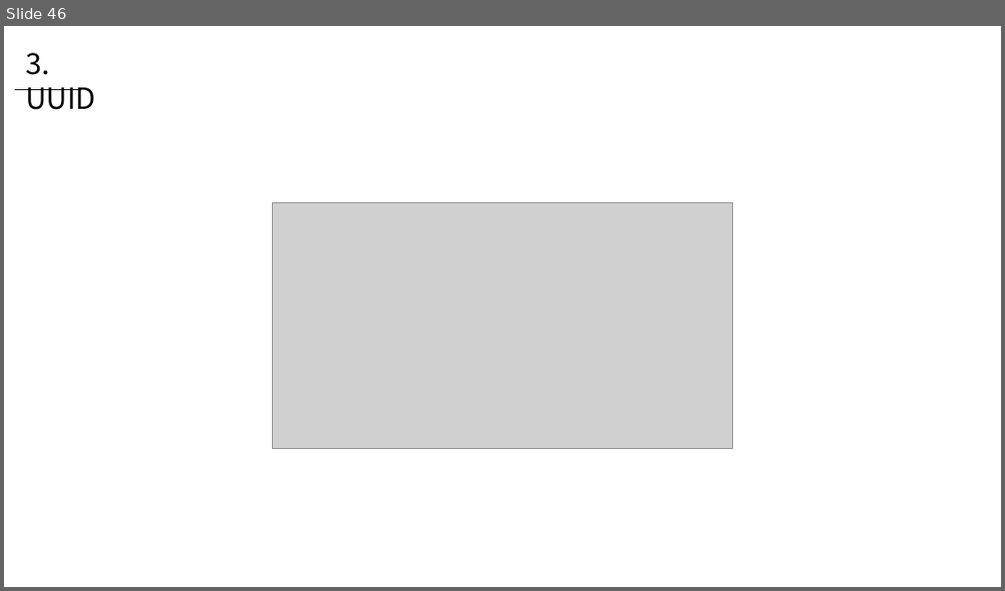
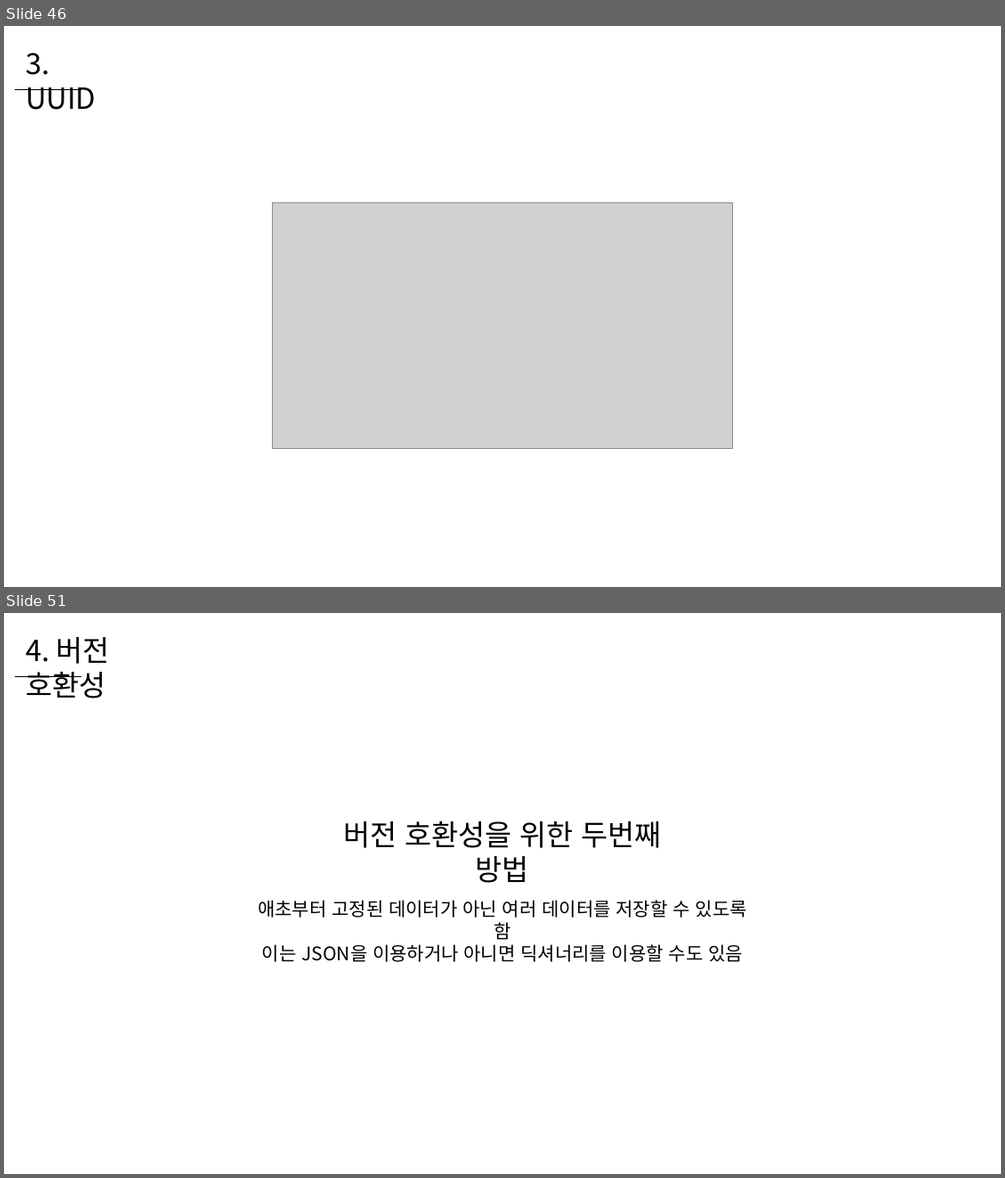
Before and after one commit to WooLyung/2022-Unity-Lecture, a slide deck: 5 - 데이터 관리 심화.pptx. Shown one above the other, each under a label of ours: slide 46 before the commit, slides 46 and 51 after it; the slides between them are not shown. The pictures are 1005x591 and 1005x1178 pixels, drawn with LibreOffice and Linux fonts; fonts in the diff are those of the drawing; grey boxes stand for pictures. Boxes give left, top, right and bottom in pixels: in the first picture for what was removed or moved away, otherwise in the second. Text is boxed around its words. In the diff, an @@ line names an element or a change of style, - is before the commit and + after.

```diff
--- a/5 - 데이터 관리 심화.pptx
+++ b/5 - 데이터 관리 심화.pptx
@@ slide 51 added at [4, 613, 1001, 1174], background #FFFFFF @@
@@ text added at [25, 637, 110, 698], 28 pt, text #000000 @@
+4. 버전 호환성
@@ line added from (15, 676) to (81, 676), #000000 0.5 pt @@
@@ text added at [343, 821, 662, 883], 28 pt, text #000000 @@
+버전 호환성을 위한 두번째 방법
@@ text added at [258, 900, 747, 962], 18 pt, text #000000 @@
+애초부터 고정된 데이터가 아닌 여러 데이터를 저장할 수 있도록 함
+이는 JSON을 이용하거나 아니면 딕셔너리를 이용할 수도 있음
```
Also in this commit, not shown: 2 slides changed, 16 other slides added.
